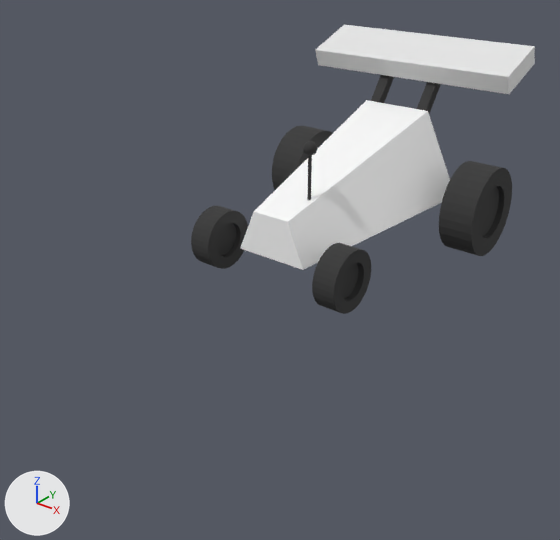
The glTF model car.glb, before and after one commit.
Both versions are drawn from a 50 mm lens placed at (2.81, -3.74, 2.85), pointed at (-0.07, -0.15, 0.62). Every picture has the same lights, and +X, +Y and +Z are marked at lower left. Where no turn or scale is listed for an object, it has been applied to the vertices. Vertices at the same position are counted once.
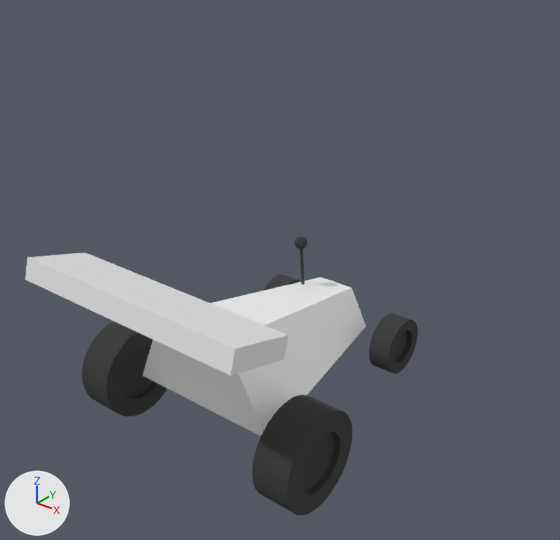
Where the newer file only moved an object's origin or applied its transform, the numbers keep the older frame.

Pixel boxes (x1, y1, x2, y2) of what changed, in the pictures (560 x 540 px):
'car', reshaped (6% wider, 6% shorter): before (240, 100, 450, 270); after (143, 277, 366, 436)
'spoiler', reshaped, moved (19% wider, 77% taller): before (315, 25, 535, 94); after (25, 253, 288, 376)
'Cylinder.002', reshaped, moved: before (439, 161, 512, 256); after (82, 321, 167, 417)
'Cylinder.003', reshaped, moved: before (272, 126, 333, 190); after (252, 395, 352, 515)
'Cylinder.001', reshaped, moved (14% narrower): before (191, 206, 248, 269); after (369, 313, 418, 374)
'Cylinder', reshaped, moved: before (312, 243, 371, 314); after (264, 274, 301, 290)
'Cube.002', reshaped (not visible afterwards): before (417, 82, 441, 114)
'Cube.003', reshaped (not visible afterwards): before (371, 75, 394, 103)
'antenna', reshaped, moved: before (307, 155, 312, 200); after (300, 249, 304, 285)
part 3 of me_cylinder, added: after (264, 274, 301, 290)
part 4 of me_cylinder, deleted (black): before (312, 243, 371, 314)
part 5 of me_cylinder_001, added (black): after (369, 313, 418, 374)
part 6 of me_cylinder_001, deleted (black): before (191, 206, 248, 269)
part 7 of me_cylinder_002, added (black): after (82, 321, 167, 417)
part 8 of me_cylinder_002, deleted (black): before (439, 161, 512, 256)
part 9 of me_cylinder_003, added (black): after (252, 395, 352, 515)
part 10 of me_cylinder_003, deleted (black): before (272, 126, 333, 190)

Edits to the bpy script that builds the scene:
```text
Change me_cube_001:
    where me_cube_001.from_pydata(...)  # 8 vertices, 12 faces; spans x -0.526..0.526, y -0.326..1.105, z 0.787..1.48
    me_cube_001 part 1: the whole mesh is multiplied about its middle by the matrix ((-1.0, 0.0, 0.0), (0.0, -0.996, -0.088), (0.0, -0.088, 0.996)), then moved by (0.0, -0.693, -0.805)
Change me_cylinder_004:
    where me_cylinder_004.from_pydata(...)  # 56 vertices, 108 faces; spans x 0.104..0.126, y -0.097..-0.075, z 1.082..1.435
    me_cylinder_004 part 2: the whole mesh is multiplied about its middle by the matrix ((-1.0, 0.0, 0.0), (0.0, -0.996, -0.088), (0.0, -0.088, 0.996)), then moved by (-0.115, 0.086, -1.258)
Change me_cylinder:
    remove me_cylinder.from_pydata(...)  # 192 vertices, 380 faces; spans x 0.417..0.572, y -0.452..-0.055, z 0.579..0.976
    add me_cylinder.from_pydata(...)  # 224 vertices, 444 faces; spans x -0.077..0.077, y -0.199..0.199, z -0.199..0.199
    me_cylinder part 3: 224 vertices added at x -0.077..0.077, y -0.199..0.199, z -0.199..0.199
    me_cylinder part 4: 192 vertices removed from x 0.417..0.572, y -0.452..-0.055, z 0.579..0.976
Change me_cylinder_001:
    remove me_cylinder_001.from_pydata(...)  # 192 vertices, 380 faces; spans x -0.572..-0.417, y -0.452..-0.055, z 0.579..0.976
    add me_cylinder_001.from_pydata(...)  # 224 vertices, 444 faces; spans x -0.077..0.077, y -0.199..0.199, z -0.199..0.199
    me_cylinder_001 part 5: 224 vertices added at x -0.077..0.077, y -0.199..0.199, z -0.199..0.199
    me_cylinder_001 part 6: 192 vertices removed from x -0.572..-0.417, y -0.452..-0.055, z 0.579..0.976
Change me_cylinder_002:
    remove me_cylinder_002.from_pydata(...)  # 192 vertices, 380 faces; spans x 0.605..0.847, y 0.723..1.342, z 0.579..1.198
    add me_cylinder_002.from_pydata(...)  # 224 vertices, 444 faces; spans x -0.121..0.121, y -0.309..0.309, z -0.309..0.309
    me_cylinder_002 part 7: 224 vertices added at x -0.121..0.121, y -0.309..0.309, z -0.309..0.309
    me_cylinder_002 part 8: 192 vertices removed from x 0.605..0.847, y 0.723..1.342, z 0.579..1.198
Change me_cylinder_003:
    remove me_cylinder_003.from_pydata(...)  # 192 vertices, 380 faces; spans x -0.847..-0.605, y 0.723..1.342, z 0.579..1.198
    add me_cylinder_003.from_pydata(...)  # 224 vertices, 444 faces; spans x -0.121..0.121, y -0.309..0.309, z -0.309..0.309
    me_cylinder_003 part 9: 224 vertices added at x -0.121..0.121, y -0.309..0.309, z -0.309..0.309
    me_cylinder_003 part 10: 192 vertices removed from x -0.847..-0.605, y 0.723..1.342, z 0.579..1.198
Change me_cube_002:
    where me_cube_002.from_pydata(...)  # 8 vertices, 12 faces; spans x -0.78..0.78, y 1.17..1.6, z 1.65..1.92
    me_cube_002 part 11: the whole mesh is multiplied about its middle by the matrix ((-1.0, 0.0, 0.0), (0.0, -0.996, -0.088), (0.0, -0.088, 0.996)), then moved by (0.0, -1.39, -1.78)
Change me_cube_003:
    where me_cube_003.from_pydata(...)  # 8 vertices, 12 faces; spans x 0.155..0.229, y 1.034..1.366, z 1.314..1.738
    me_cube_003 part 12: the whole mesh is multiplied about its middle by the matrix ((-1.0, 0.0, 0.0), (0.0, -0.996, -0.088), (0.0, -0.088, 0.996)), then moved by (-0.384, -2.345, -0.877)
Change me_cube_004:
    where me_cube_004.from_pydata(...)  # 8 vertices, 12 faces; spans x -0.229..-0.155, y 1.034..1.366, z 1.314..1.738
    me_cube_004 part 13: the whole mesh is multiplied about its middle by the matrix ((-1.0, 0.0, 0.0), (0.0, -0.996, -0.088), (0.0, -0.088, 0.996)), then moved by (0.384, -2.345, -0.877)
Change ob_antenna:
    ob_antenna.location: (0.0, 0.0, 0.0) -> (-0.115, 0.159, 0.495)
Change ob_cylinder:
    ob_cylinder.location: (0.0, 0.0, 0.0) -> (-0.495, 0.432, 0.0)
Change ob_cylinder_001:
    ob_cylinder_001.location: (0.0, 0.0, 0.0) -> (0.495, 0.432, 0.0)
Change ob_cylinder_002:
    ob_cylinder_002.location: (0.0, 0.0, 0.0) -> (-0.726, -0.923, 0.0)
Change ob_cylinder_003:
    ob_cylinder_003.location: (0.0, 0.0, 0.0) -> (0.726, -0.923, 0.0)
Change ob_spoiler:
    ob_spoiler.location: (0.0, 0.0, 0.0) -> (0.0, -1.353, 0.89)
```
